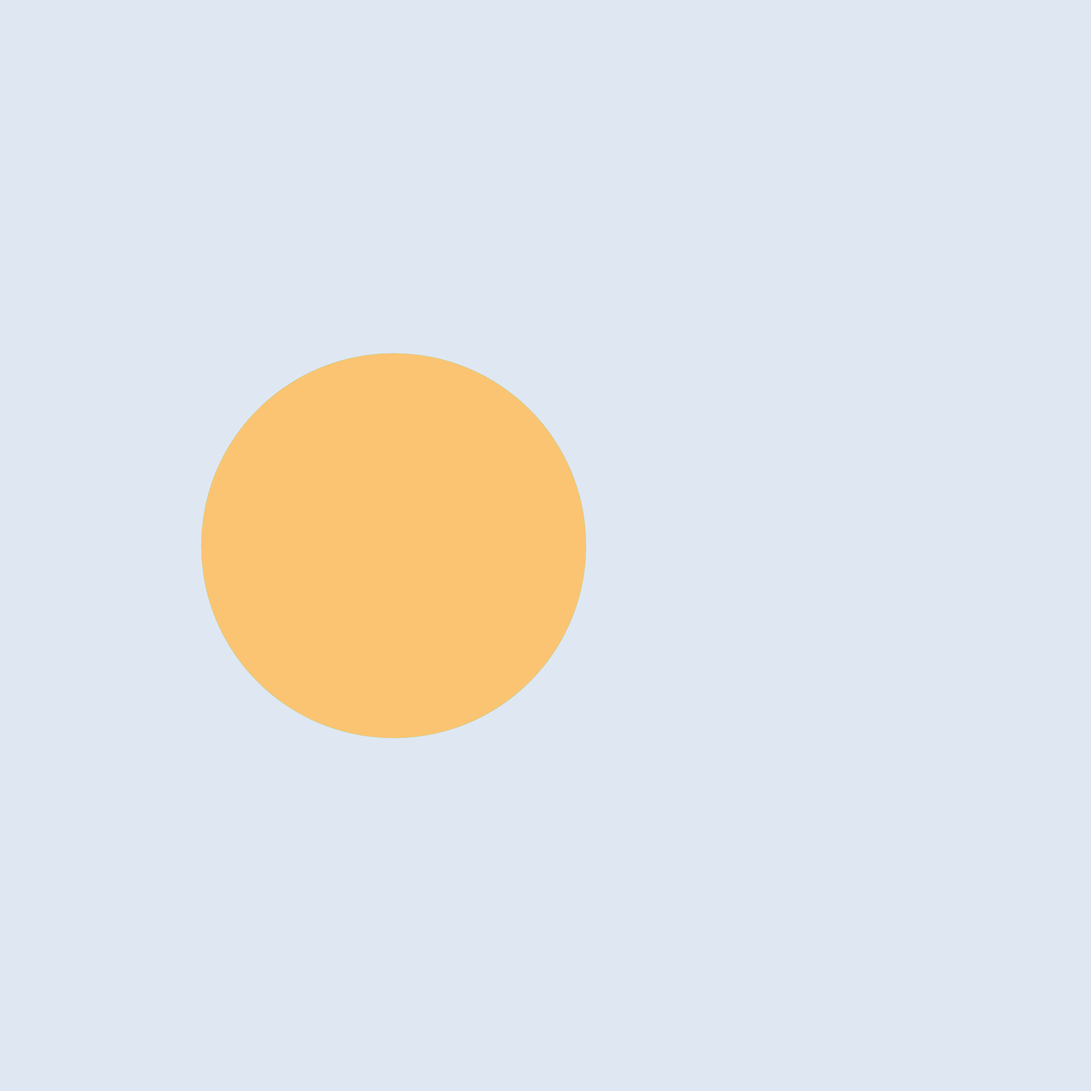
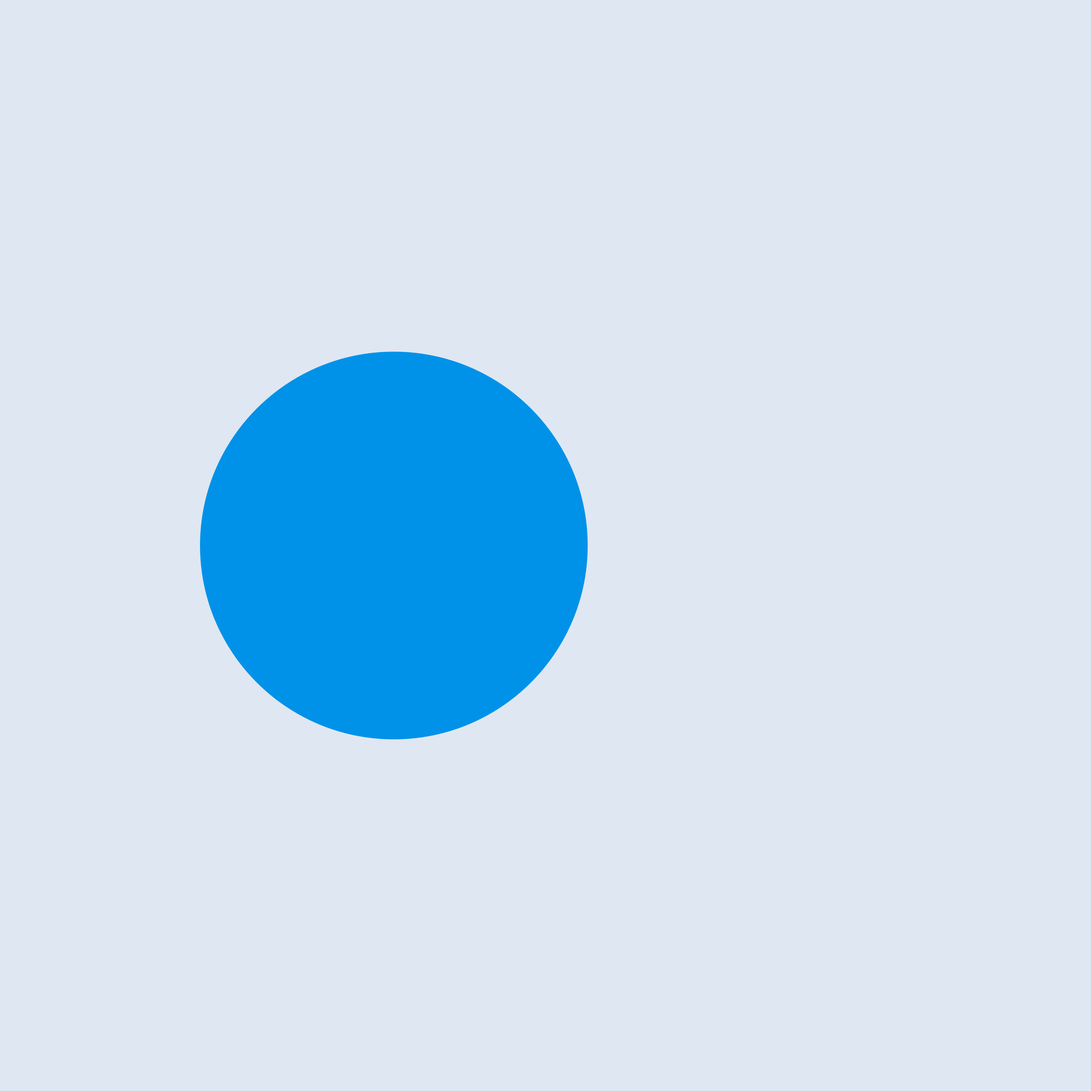
Before/after of a (1091, 1091) layered artwork. What changed in the layer stack:
removed layer "Ellipse 1" over (200, 351, 588, 740)
removed layer "Background" over (200, 351, 588, 740)
added layer "Ellipse 2" above "Rectangle 1" over (200, 351, 588, 740)
added layer "Rectangle 1" over (200, 351, 588, 740)
